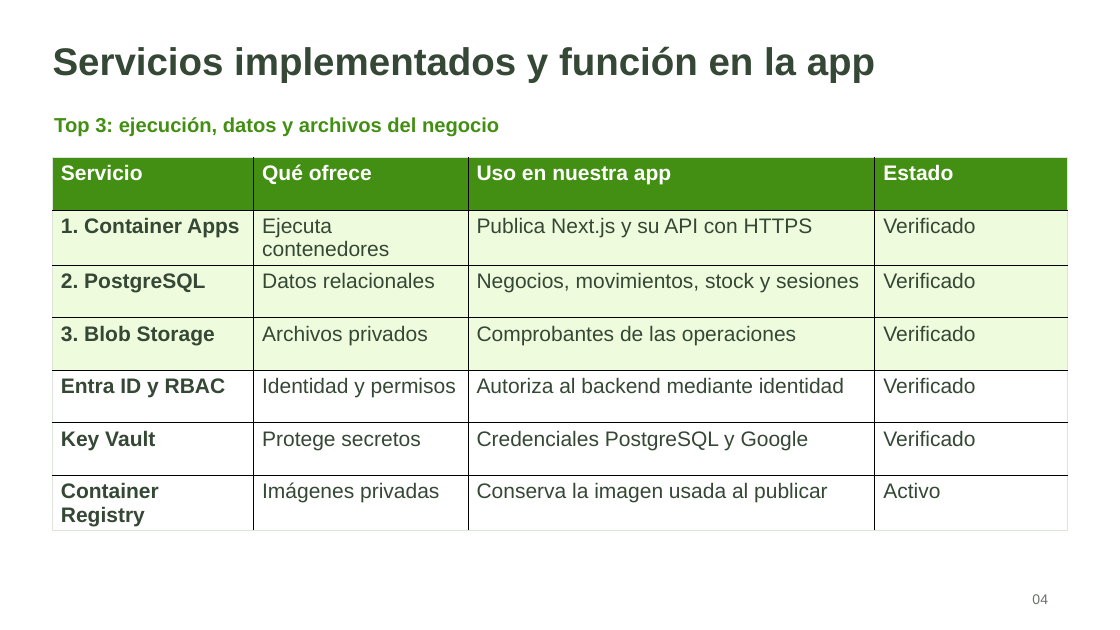
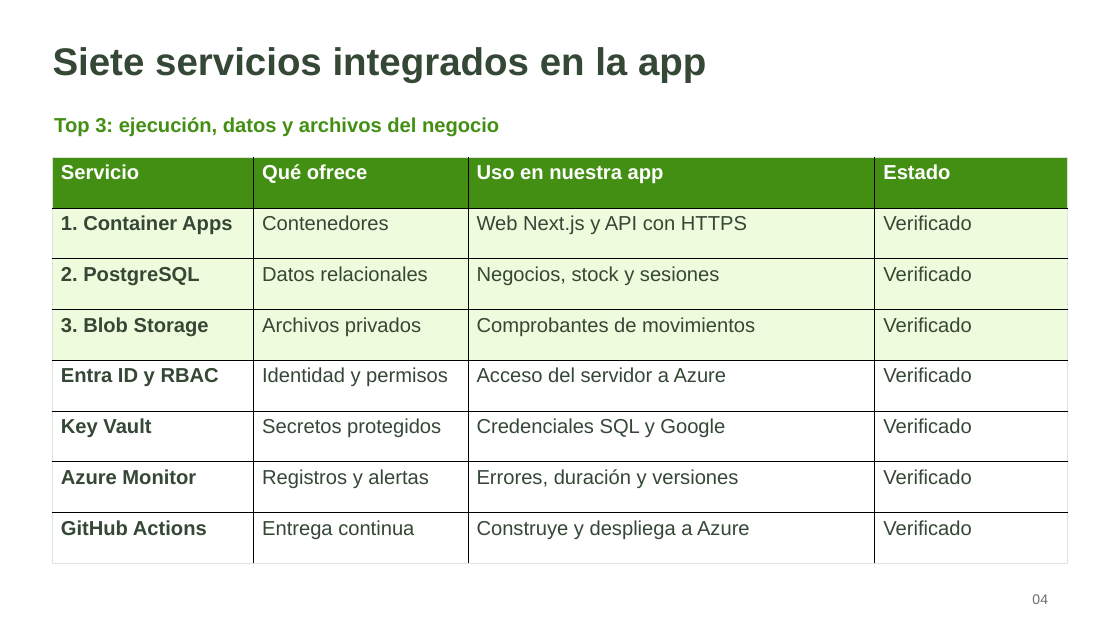
Before and after one commit to lizardoenm12/semilla-cloud, a slide deck: slide 4 of docs/presentaciones/Asistente_Negocios_Arquitectura_y_Defensa.pptx. Drawn at 1120x630 pixels with LibreOffice and Linux fonts; fonts in the diff are those of the drawing. Boxes give left, top, right and bottom in pixels: in the first picture for what was removed or moved away, otherwise in the second. Text is boxed around its words. In the diff, an @@ line names an element or a change of style, - is before the commit and + after.

Commit message:
Documentar siete integraciones verificadas y actualizar presentación y defensa

```diff
--- a/docs/presentaciones/Asistente_Negocios_Arquitectura_y_Defensa.pptx
+++ b/docs/presentaciones/Asistente_Negocios_Arquitectura_y_Defensa.pptx
@@ text at (53,47,706,82): text changed @@
-Servicios implementados y función en la app
+Siete servicios integrados en la app
@@ table at (52,158,1067,564) @@
-row 2: 1. Container Apps | Ejecuta contenedores | Publica Next.js y su API con HTTPS | Verificado
-row 3: 2. PostgreSQL | Datos relacionales | Negocios, movimientos, stock y sesiones | Verificado
-row 4: 3. Blob Storage | Archivos privados | Comprobantes de las operaciones | Verificado
-row 5: Entra ID y RBAC | Identidad y permisos | Autoriza al backend mediante identidad | Verificado
-row 6: Key Vault | Protege secretos | Credenciales PostgreSQL y Google | Verificado
-row 7: Container Registry | Imágenes privadas | Conserva la imagen usada al publicar | Activo
+row 2: 1. Container Apps | Contenedores | Web Next.js y API con HTTPS | Verificado
+row 3: 2. PostgreSQL | Datos relacionales | Negocios, stock y sesiones | Verificado
+row 4: 3. Blob Storage | Archivos privados | Comprobantes de movimientos | Verificado
+row 5: Entra ID y RBAC | Identidad y permisos | Acceso del servidor a Azure | Verificado
+row 6: Key Vault | Secretos protegidos | Credenciales SQL y Google | Verificado
+row 7: Azure Monitor | Registros y alertas | Errores, duración y versiones | Verificado
+row 8: GitHub Actions | Entrega continua | Construye y despliega a Azure | Verificado
```
Also in this commit, not shown: 10 other slides changed, 4 slides added, 2 slides removed, 19 other files.
